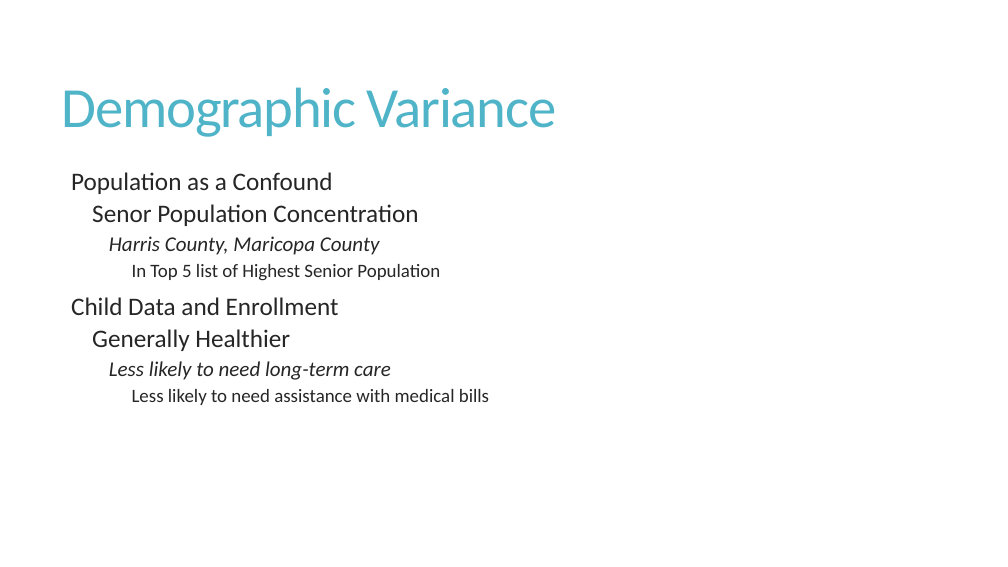
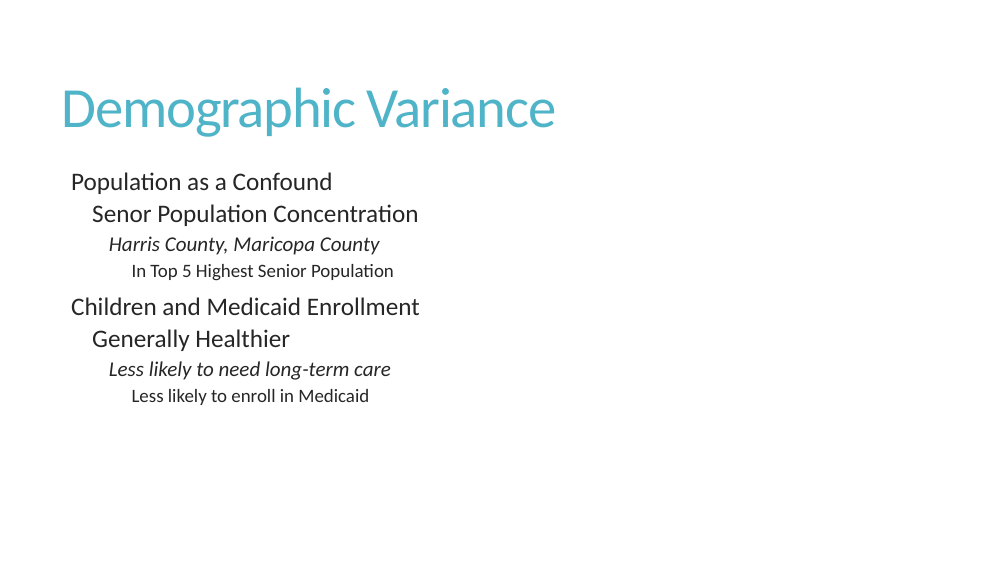
Before and after one commit to ekimshaf/capstone, a slide deck: slide 19 of mind_the_gap.pptx. Drawn at 1008x567 pixels with LibreOffice and Linux fonts; fonts in the diff are those of the drawing. Boxes give left, top, right and bottom in pixels: in the first picture for what was removed or moved away, otherwise in the second. Text is boxed around its words. In the diff, an @@ line names an element or a change of style, - is before the commit and + after.

```diff
--- a/mind_the_gap.pptx
+++ b/mind_the_gap.pptx
@@ text at <box>71,264,420,315</box>: text changed @@
-        In Top 5 list of Highest Senior Population
-  Child Data and Enrollment
+        In Top 5 Highest Senior Population
+  Children and Medicaid Enrollment
@@ text at <box>132,389,369,405</box>: text changed @@
-        Less likely to need assistance with medical bills
+        Less likely to enroll in Medicaid
```
Also in this commit, not shown: 6 other slides changed, 2 slides added.
